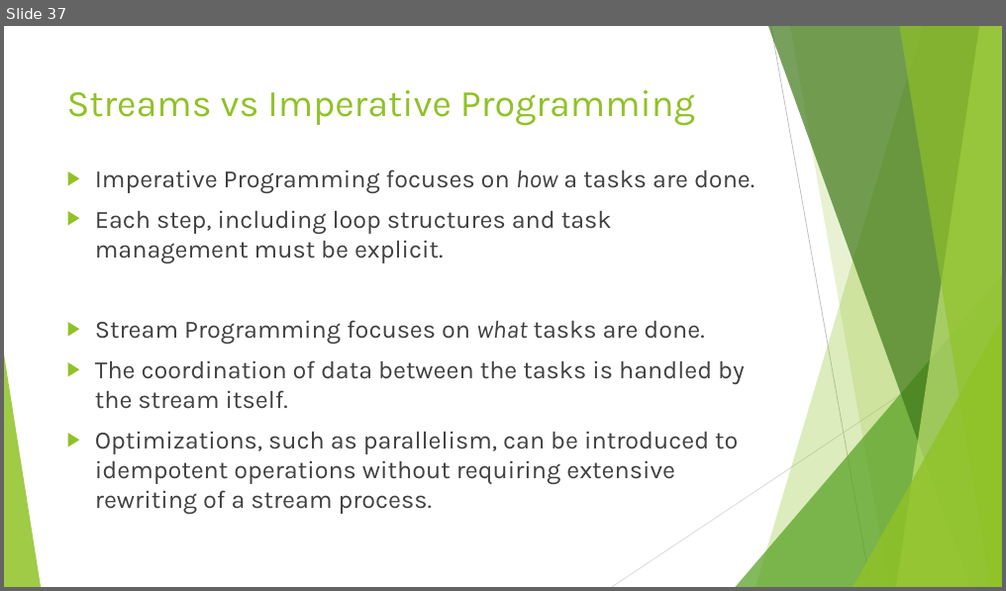
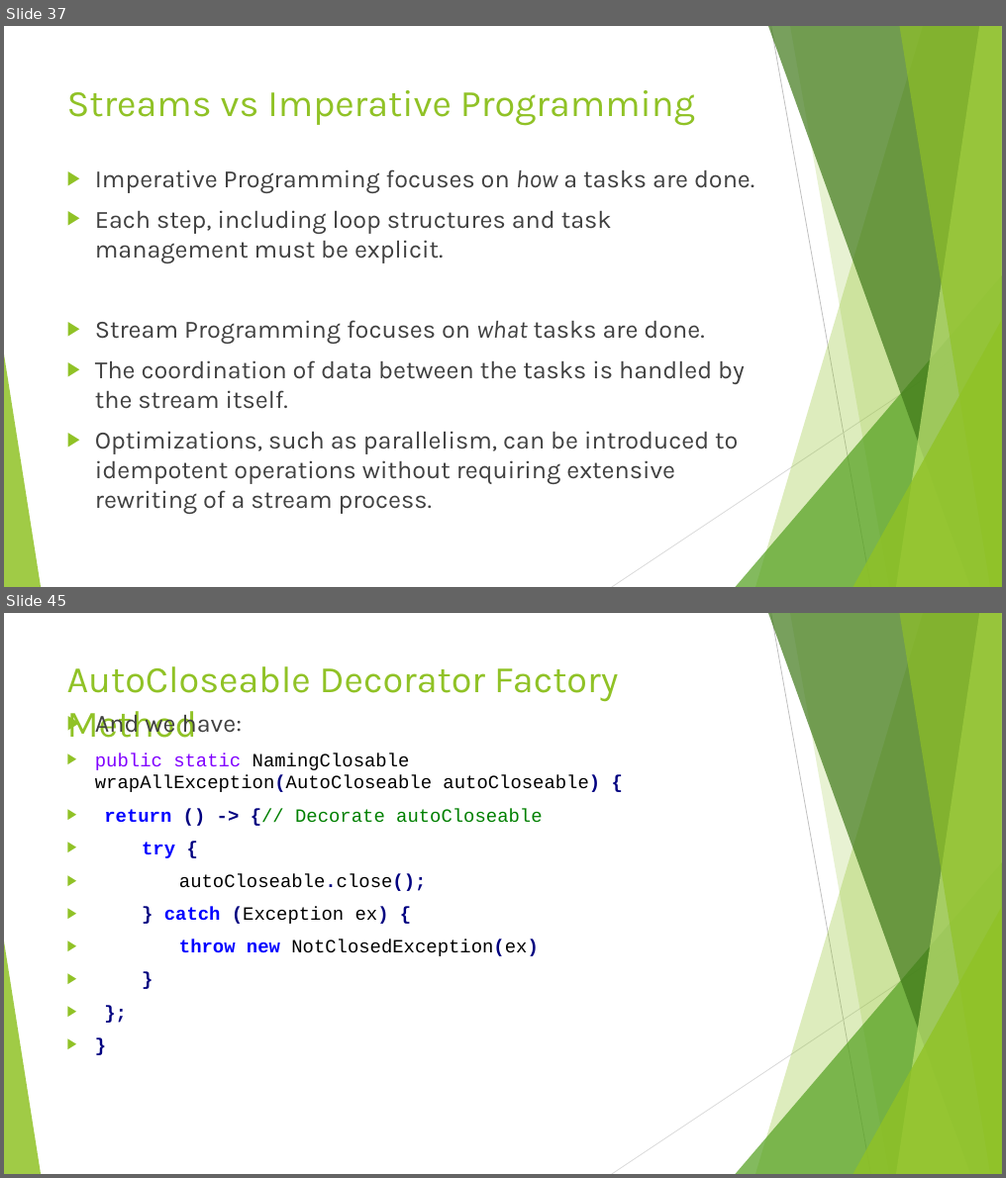
Before and after one commit to RichardRoda/2017-CodePaLOUsa-Lambda, a slide deck: Learning to Love the Lambda in the Stream.pptx. Shown one above the other, each under a label of ours: slide 37 before the commit, slides 37 and 45 after it; the slides between them are not shown. The pictures are 1006x591 and 1006x1178 pixels, drawn with LibreOffice and Linux fonts; fonts in the diff are those of the drawing. Boxes give left, top, right and bottom in pixels: in the first picture for what was removed or moved away, otherwise in the second. Text is boxed around its words. In the diff, an @@ line names an element or a change of style, - is before the commit and + after.

Commit message:
Remove section about unit testing.  Add section about AutoCloseable as lambda and the CloseIt library.

```diff
--- a/Learning to Love the Lambda in the Stream.pptx
+++ b/Learning to Love the Lambda in the Stream.pptx
@@ slide 45 added at (x1=4, y1=613, x2=1002, y2=1174), background #FFFFFF; not listed: 10 template elements that a slide beside it also shows @@
@@ title added at (x1=67, y1=666, x2=618, y2=738), 36 pt, text #90C226 @@
+AutoCloseable Decorator Factory Method
@@ text added at (x1=95, y1=711, x2=600, y2=957), 18 pt, text #000000 @@
+▶ And we have:
+▶ public static NamingClosable wrapAllException(AutoCloseable autoCloseable) {
+▶ return () -> {// Decorate autoCloseable
+▶ try {
+▶ autoCloseable.close();
+▶ } catch (Exception ex) {
+▶ throw new NotClosedException(ex)
+▶ }
+▶ };
+▶ }
```
Also in this commit, not shown: 2 slides changed, 8 other slides added, 4 slides removed, 1 other file.
